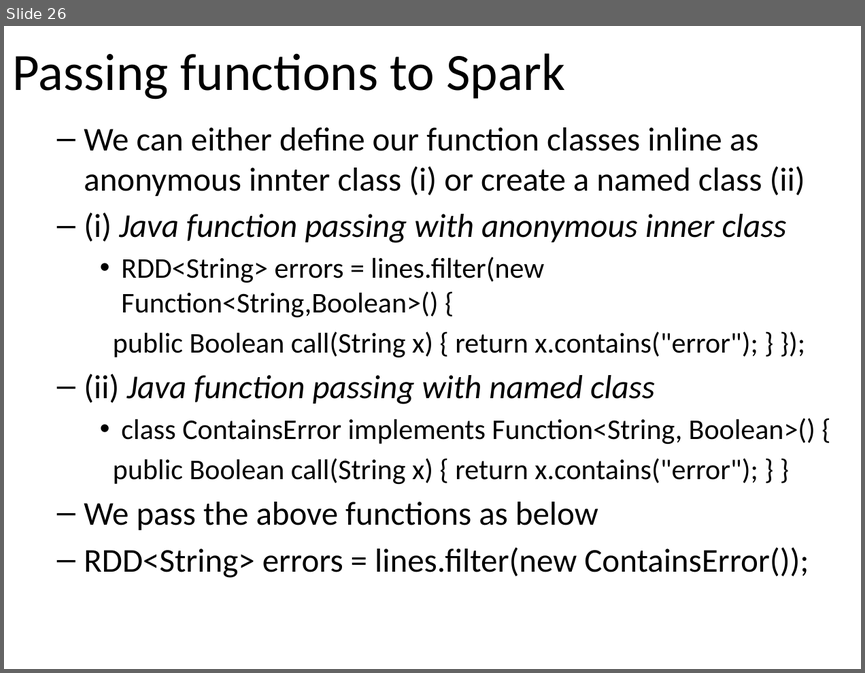
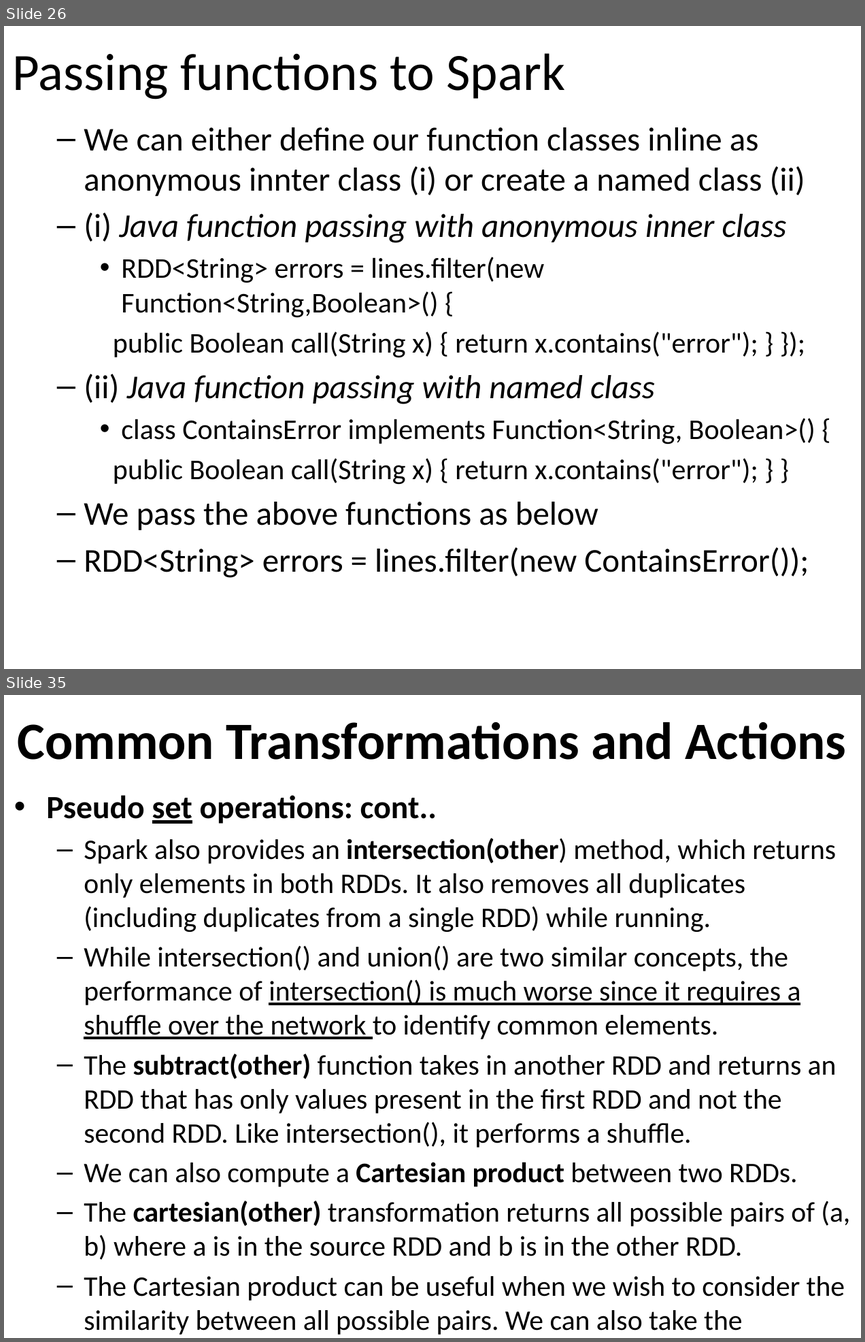
Before and after one commit to email2dorababu/SCALA_Reading, a slide deck: Spark_PPT/Spark_Learning_Spark_part2.pptx. Shown one above the other, each under a label of ours: slide 26 before the commit, slides 26 and 35 after it; the slides between them are not shown. The pictures are 865x673 and 865x1342 pixels, drawn with LibreOffice and Linux fonts; fonts in the diff are those of the drawing. Boxes give left, top, right and bottom in pixels: in the first picture for what was removed or moved away, otherwise in the second. Text is boxed around its words. In the diff, an @@ line names an element or a change of style, - is before the commit and + after.

```diff
--- a/Spark_PPT/Spark_Learning_Spark_part2.pptx
+++ b/Spark_PPT/Spark_Learning_Spark_part2.pptx
@@ slide 35 added at [4, 695, 861, 1338], background #FFFFFF @@
@@ title added at [17, 722, 846, 760], 44 pt, text #000000, bold @@
+Common Transformations and Actions
@@ text added at [46, 795, 850, 1334], 23.8 pt, text #000000 @@
+• Pseudo set operations: cont..
+  – Spark also provides an intersection(other) method, which returns only elements in both RDDs. It also removes all duplicates (including duplicates from a single RDD) while running.
+  – While intersection() and union() are two similar concepts, the performance of intersection() is much worse since it requires a shuffle over the network to identify common elements.
+  – The subtract(other) function takes in another RDD and returns an RDD that has only values present in the first RDD and not the second RDD. Like intersection(), it performs a shuffle.
+  – We can also compute a Cartesian product between two RDDs.
+  – The cartesian(other) transformation returns all possible pairs of (a, b) where a is in the source RDD and b is in the other RDD.
+  – The Cartesian product can be useful when we wish to consider the similarity between all possible pairs. We can also take the Cartesian product of an RDD with itself, which can be useful for tasks like user similarity. Warning – the Cartesian product is very expensive for large RDDs.
```
Also in this commit, not shown: 16 other slides added.
